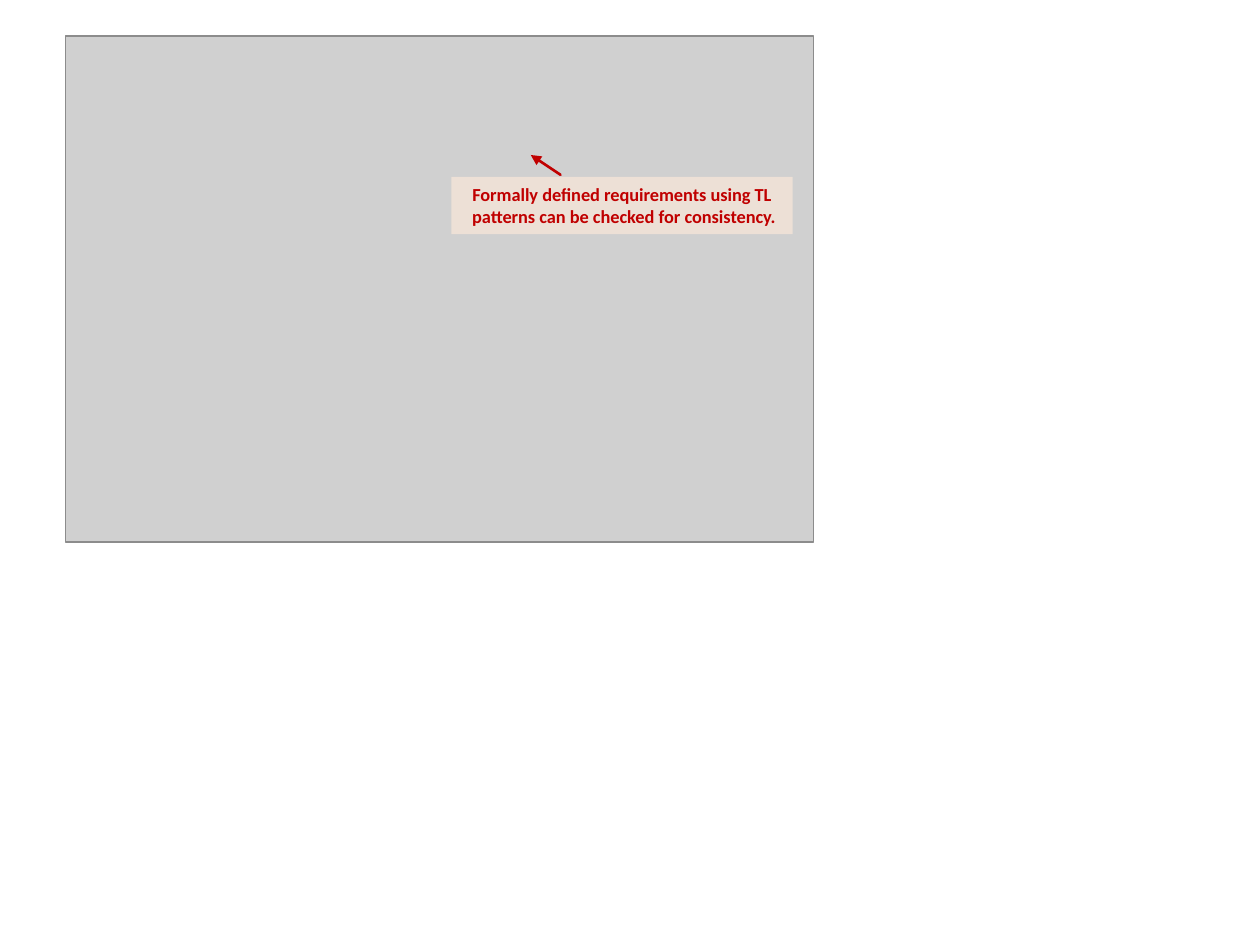
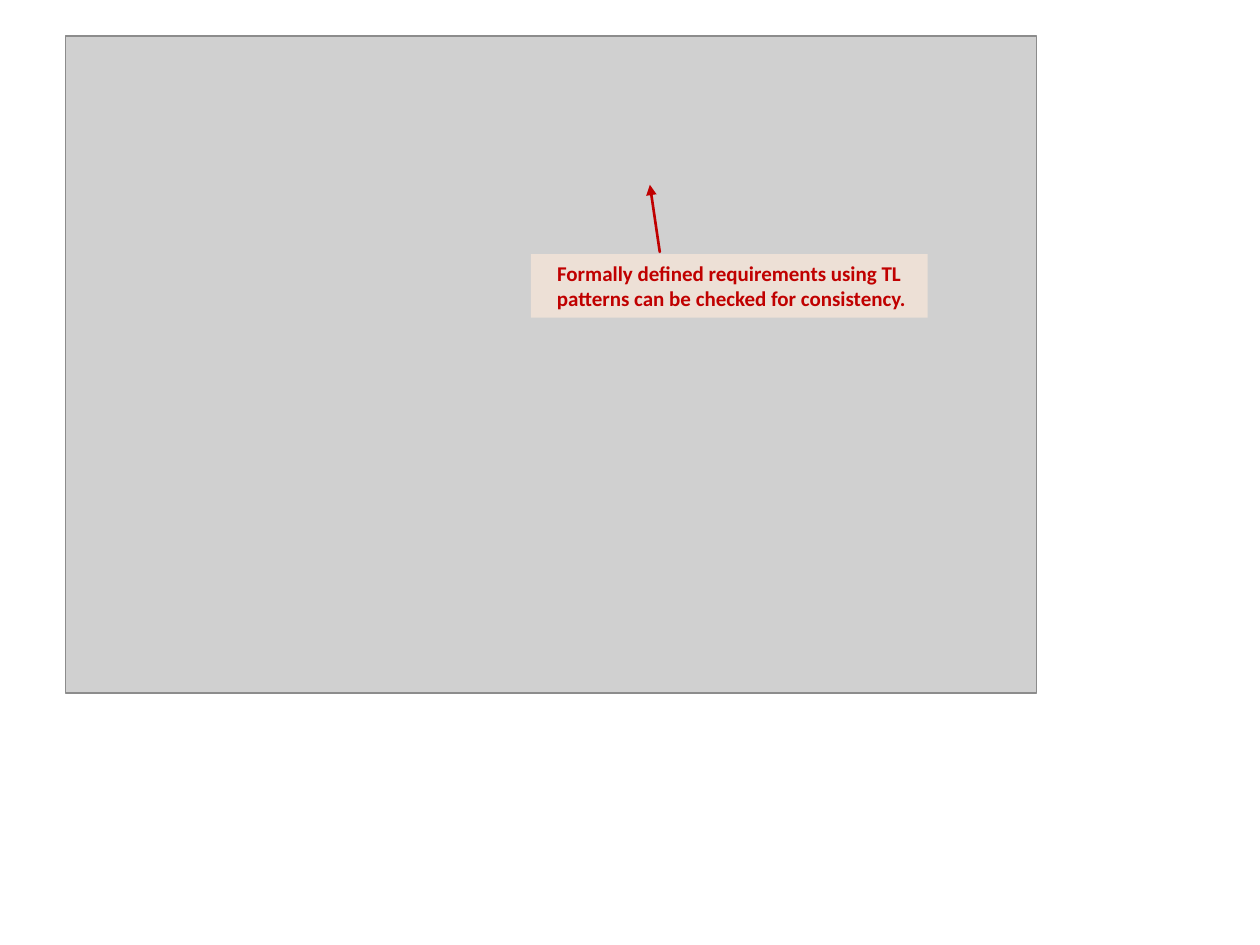
Before and after one commit to mbeddr/mbeddr.formal, a slide deck: slide 1 of code/tutorial-safety/solutions/com.mbeddr.formal.safety.users_guide/figures/figures.pptx. Drawn at 1260x945 pixels with LibreOffice and Linux fonts; fonts in the diff are those of the drawing; grey boxes stand for pictures. Boxes give left, top, right and bottom in pixels: in the first picture for what was removed or moved away, otherwise in the second. Text is boxed around its words. In the diff, an @@ line names an element or a change of style, - is before the commit and + after.

Commit message:
safety.users_guide: enhanced figures.pptx

```diff
--- a/code/tutorial-safety/solutions/com.mbeddr.formal.safety.users_guide/figures/figures.pptx
+++ b/code/tutorial-safety/solutions/com.mbeddr.formal.safety.users_guide/figures/figures.pptx
@@ picture: place and size @@
-picture at (66, 37, 814, 543)
+picture at (66, 37, 1037, 693)
@@ arrow moved from (561, 175) - (530, 155) to (660, 252) - (650, 185) @@
@@ rectangle "Formally defined requirements using TL": place and size @@
-rectangle "Formally defined requirements using TL" at (451, 178, 793, 234)
+rectangle "Formally defined requirements using TL" at (530, 255, 927, 318)
@@ rectangle "Formally defined requirements using TL" at (530, 255, 927, 318): size 10.5 to 12 pt @@
```
